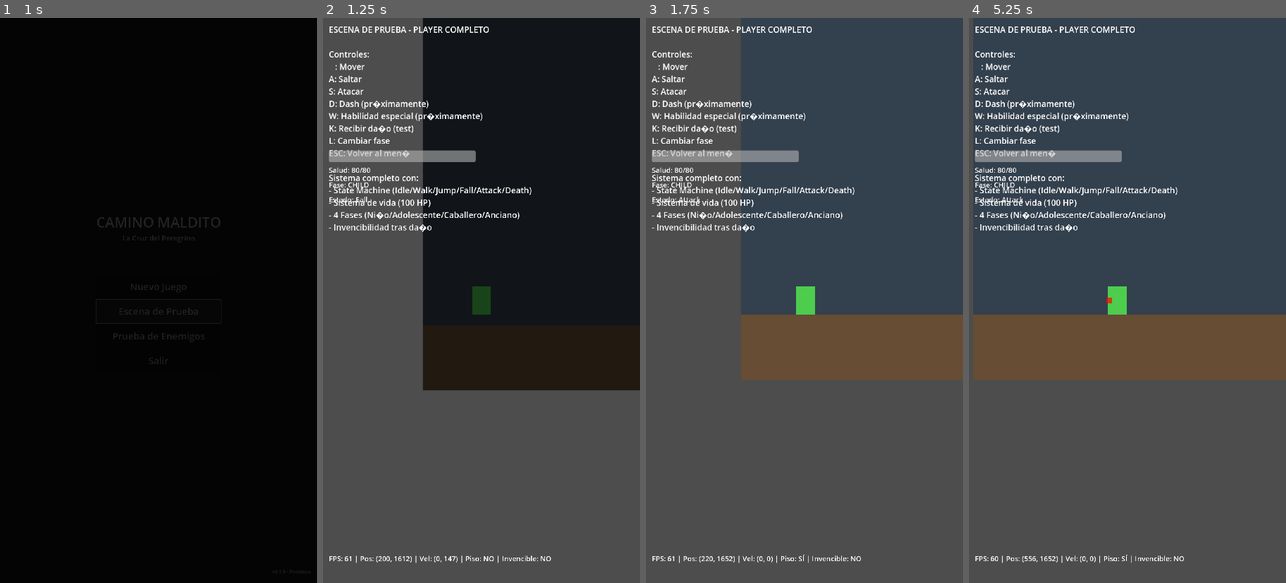
Above: before the commit, frames 1-4 (left to right).
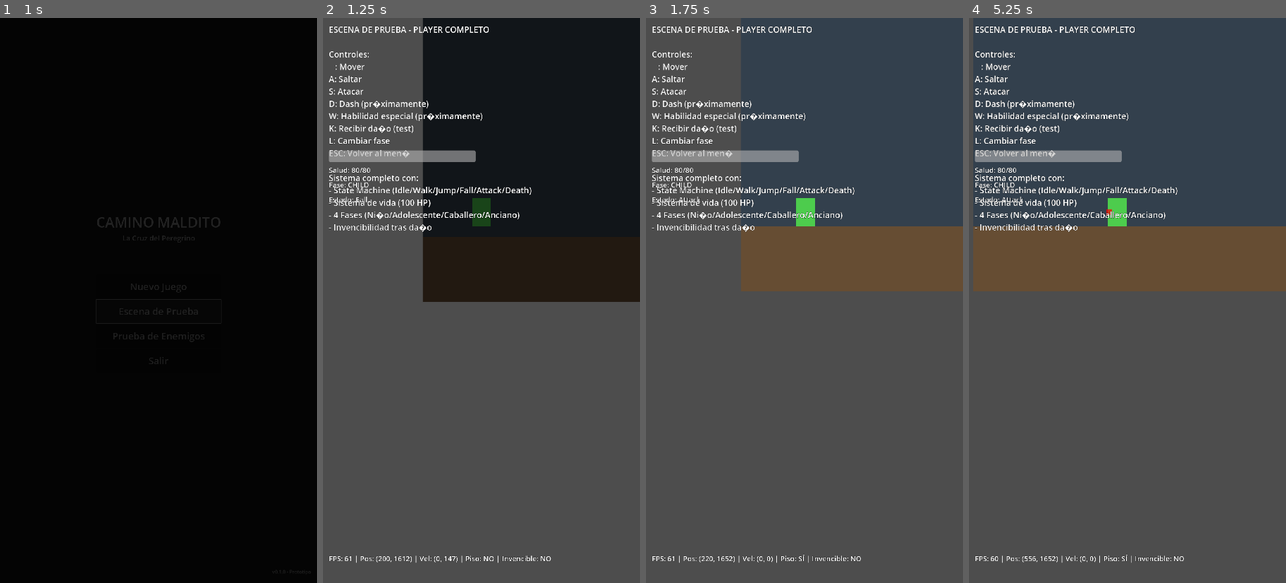
Above: after the commit, the same moments.

Repository: juanrafernandez/pilgrim
Game: Godot game, scene res://scenes/main/main_menu.tscn
Same seed, same stepped clock (60 frames per second), same inputs: the game is played once before the commit and once after it.
Inputs:
- Up to frame 1 (1 s): click "Escena de Prueba" at 0.5 s
- Up to frame 2 (1.25 s): no input
- Up to frame 3 (1.75 s): hold Right (move_right) from 1.28 s (still down); tap S (attack) at 1.35 s; tap A (jump) at 1.52 s
- Up to frame 4 (5.25 s): tap S (attack) every 0.75 s from 2.1 to 5.1 s; tap A (jump) at 2.27, 3.77, 4.52 s; release Right (move_right) at 2.78 s; hold Left (move_left) 2.78-3.53 s; hold Right (move_right) 3.53-5.03 s; hold Left (move_left) from 5.03 s (still down)

Frame 1 is identical in both runs. In frame 2, 12% of the frame differs, in the area x 2-100%, y 1-97%; in frame 3, 20%; in frame 4, 28%, in the area x 1-100%, y 1-97%.

Commit message:
feat: improve camera positioning and UI readability
Camera Improvements:
- Increased backward_limit_distance from 300px to 600px (2x more backtracking allowed)
- Added vertical_offset parameter (300px) to show more ground below player
- Camera now positions 300px below player for better ground visibility
- Ground and platforms now properly visible on screen

UI Readability Enhancements:
- Added black text outlines (2px) to all UI labels for better contrast
- Victory message now has 4px outline for maximum visibility
- Labels readable against any background color
- Debug info, health, enemy count, and state all have outlines

Technical Changes:
- CameraController: New vertical_offset export parameter
- Camera Y position: target.y + vertical_offset (shows ground better)
- Both test scenes updated with new camera parameters:
  * backward_limit_distance: 600.0
  * vertical_offset: 300.0
- Added _setup_ui_backgrounds() function to both test scenes
- Programmatically adds outlines to all labels at runtime

User Experience:
- Ground/platforms properly centered in view
- Can backtrack twice as far (600px vs 300px)
- All text clearly readable with black outlines
- Better spatial awareness of level layout

Files modified:
- scripts/core/camera_controller.gd (vertical offset logic)
- scenes/main/test_scene_enemies.tscn/gd (camera + UI)
- scenes/main/test_scene_v2.tscn/gd (camera + UI)

Diff:
--- a/scenes/main/test_scene_enemies.gd
+++ b/scenes/main/test_scene_enemies.gd
@@ -36,6 +36,9 @@
 
 	# Initialize UI
 	_update_ui()
+
+	# Improve UI readability
+	_setup_ui_backgrounds()
 
 
 func _physics_process(_delta: float) -> void:
@@ -150,6 +153,8 @@
 	var victory_label = Label.new()
 	victory_label.text = "¡TODOS LOS ENEMIGOS DERROTADOS!"
 	victory_label.add_theme_font_size_override("font_size", 48)
+	victory_label.add_theme_color_override("font_outline_color", Color(0, 0, 0, 1))
+	victory_label.add_theme_constant_override("outline_size", 4)
 	victory_label.modulate = Color(1.0, 1.0, 0.0)
 	victory_label.position = Vector2(200, 800)
 
@@ -161,3 +166,17 @@
 	tween.tween_property(victory_label, "modulate:a", 0.0, 1.0)
 	await tween.finished
 	victory_label.queue_free()
+
+
+func _setup_ui_backgrounds() -> void:
+	"""Add text outlines for better readability"""
+	# Add outline to all labels
+	for label in [health_label, enemy_count_label, debug_label]:
+		label.add_theme_color_override("font_outline_color", Color(0, 0, 0, 1))
+		label.add_theme_constant_override("outline_size", 2)
+
+	# InfoLabel needs special handling (it's in UI CanvasLayer)
+	var info_label = $UI/InfoLabel
+	if info_label:
+		info_label.add_theme_color_override("font_outline_color", Color(0, 0, 0, 1))
+		info_label.add_theme_constant_override("outline_size", 2)
--- a/scenes/main/test_scene_enemies.tscn
+++ b/scenes/main/test_scene_enemies.tscn
@@ -30,8 +30,9 @@
 [node name="Camera" type="Camera2D" parent="."]
 position = Vector2(540, 960)
 script = ExtResource("6_camera")
-backward_limit_distance = 300.0
+backward_limit_distance = 600.0
 forward_buffer = 200.0
+vertical_offset = 300.0
 
 [node name="Ground1" type="StaticBody2D" parent="."]
 position = Vector2(0, 1700)
--- a/scenes/main/test_scene_v2.gd
+++ b/scenes/main/test_scene_v2.gd
@@ -30,6 +30,9 @@
 
 	# Initialize UI
 	_update_ui()
+
+	# Improve UI readability
+	_setup_ui_backgrounds()
 
 
 func _physics_process(_delta: float) -> void:
@@ -115,3 +118,17 @@
 
 func _on_state_changed(new_state: String) -> void:
 	state_label.text = "Estado: %s" % new_state
+
+
+func _setup_ui_backgrounds() -> void:
+	"""Add text outlines for better readability"""
+	# Add outline to all labels
+	for label in [health_label, phase_label, state_label, debug_label]:
+		label.add_theme_color_override("font_outline_color", Color(0, 0, 0, 1))
+		label.add_theme_constant_override("outline_size", 2)
+
+	# InfoLabel needs special handling
+	var info_label = $UI/InfoLabel
+	if info_label:
+		info_label.add_theme_color_override("font_outline_color", Color(0, 0, 0, 1))
+		info_label.add_theme_constant_override("outline_size", 2)
--- a/scenes/main/test_scene_v2.tscn
+++ b/scenes/main/test_scene_v2.tscn
@@ -27,8 +27,9 @@
 [node name="Camera" type="Camera2D" parent="."]
 position = Vector2(540, 960)
 script = ExtResource("3_camera")
-backward_limit_distance = 300.0
+backward_limit_distance = 600.0
 forward_buffer = 200.0
+vertical_offset = 300.0
 
 [node name="Ground1" type="StaticBody2D" parent="."]
 position = Vector2(0, 1700)
--- a/scripts/core/camera_controller.gd
+++ b/scripts/core/camera_controller.gd
@@ -5,9 +5,10 @@
 ## Follows player with scrolling boundaries and backward limit
 
 @export var target: Node2D  # Player to follow
-@export var backward_limit_distance: float = 300.0  # Max distance player can go back
+@export var backward_limit_distance: float = 600.0  # Max distance player can go back
 @export var forward_buffer: float = 200.0  # Distance ahead of player camera can see
 @export var smooth_speed: float = 5.0  # Camera smoothing
+@export var vertical_offset: float = 300.0  # How far down from player to position camera
 
 var max_x_reached: float = 0.0  # Furthest right position reached
 var min_allowed_x: float = 0.0  # Left boundary (can't go further left)
@@ -45,8 +46,8 @@
 	var new_x = lerp(global_position.x, target_x, smooth_speed * delta)
 	global_position.x = new_x
 
-	# Y follows player directly (no smoothing for vertical)
-	global_position.y = target.global_position.y
+	# Y follows player with offset (shows more ground below)
+	global_position.y = target.global_position.y + vertical_offset
 
 
 func get_left_boundary() -> float:
